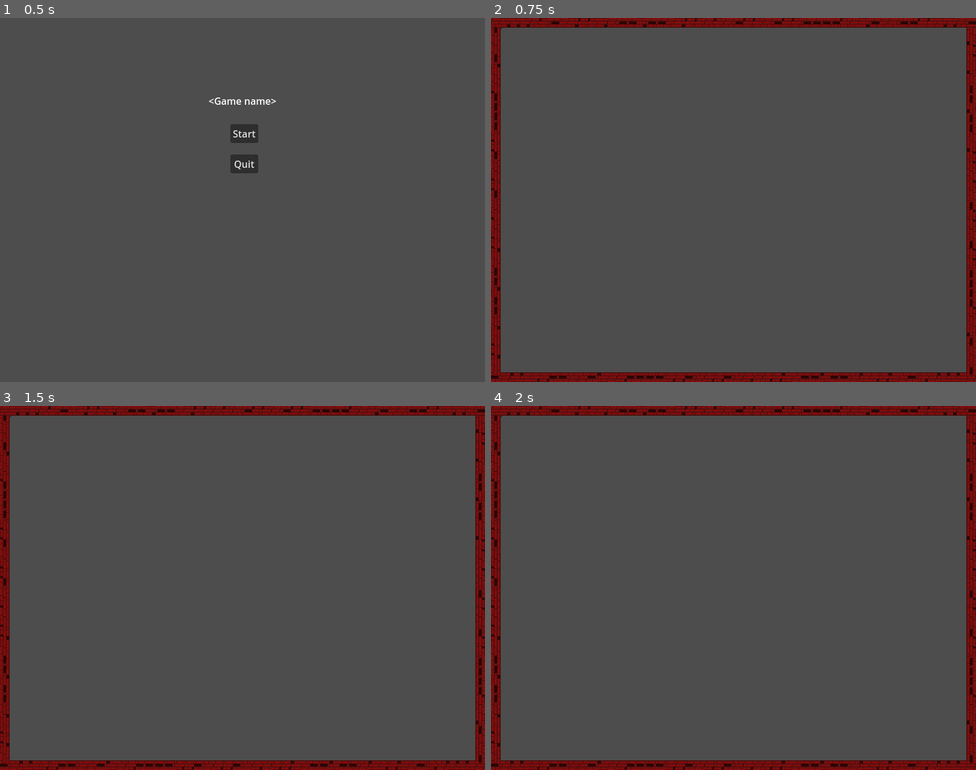
Above: before the commit, frames 1-4 (two rows, left to right).
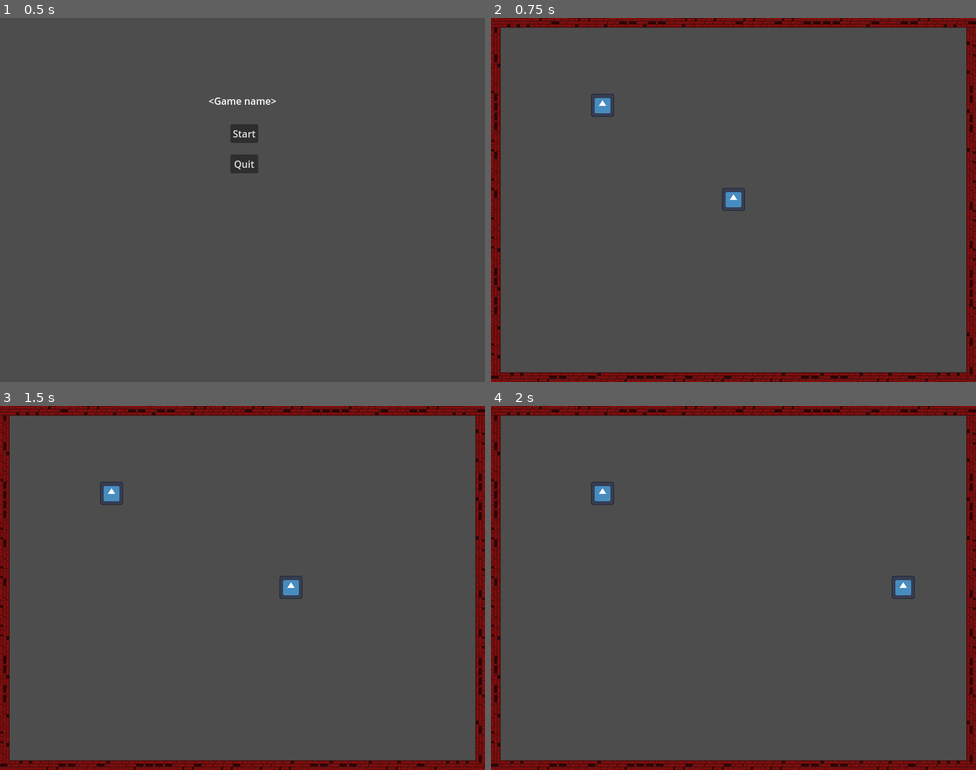
Above: after the commit, the same moments.

Repository: Atron1792/LimboLTD_CalgaryHacks2024
Game: Godot game, scene res://scenes/Menus/Main_menu.tscn
Same seed, same stepped clock (60 frames per second), same inputs: the game is played once before the commit and once after it. The engine's default icon, where the game draws it, is replaced by a stand-in: a white triangle on a blue panel in a dark square.
Inputs:
- Up to frame 1 (0.5 s): no input
- Up to frame 2 (0.75 s): click "Start" at 0.5 s
- Up to frame 3 (1.5 s): tap Enter at 1.25 s; hold Right (ui_right) from 1.28 s (still down)
- Up to frame 4 (2 s): keep holding Right (ui_right)

Frame 1 is identical in both runs. In frame 2, 0.3% of the frame differs, in the area x 2-53%, y 2-53%; in frame 3, 0.3%; in frame 4, 0.3%.

Commit message:
mob and player work

Diff:
--- a/scenes/main_scene.tscn
+++ b/scenes/main_scene.tscn
@@ -18,11 +18,13 @@
 [node name="Player" parent="." instance=ExtResource("1_juyfk")]
 
 [node name="Mob" parent="." instance=ExtResource("2_7mkrh")]
+position = Vector2(184, 144)
 
 [node name="Walls" parent="." instance=ExtResource("3_lbors")]
 
 [node name="MobTimer" type="Timer" parent="."]
-wait_time = 0.5
+wait_time = 0.1
+autostart = true
 
 [node name="StartPosition" type="Marker2D" parent="."]
 position = Vector2(400, 300)
--- a/scenes/mob.tscn
+++ b/scenes/mob.tscn
@@ -25,7 +25,3 @@
 [node name="Icon" type="Sprite2D" parent="."]
 scale = Vector2(0.3, 0.3)
 texture = ExtResource("2_fcb46")
-
-[node name="VisibleOnScreenEnabler2D" type="VisibleOnScreenEnabler2D" parent="."]
-position = Vector2(2.38419e-06, 2.38419e-06)
-scale = Vector2(1.8, 1.8)
--- a/scripts/main_scene.gd
+++ b/scripts/main_scene.gd
@@ -2,11 +2,9 @@
 
 @export var mob_scene: PackedScene
 
-var score
 # Called when the node enters the scene tree for the first time.
 func _ready():
-	pass # Replace with function body.
-
+	$Player.position = $StartPosition.position
 
 # Called every frame. 'delta' is the elapsed time since the previous frame.
 func _process(delta):
--- a/scripts/mob.gd
+++ b/scripts/mob.gd
@@ -9,6 +9,3 @@
 # Called every frame. 'delta' is the elapsed time since the previous frame.
 func _process(delta):
 	pass
-
-func _on_visible_on_screen_notifier_2d_screen_exited():
-	queue_free()
Not shown, added: sprites/evilwall.png.import
